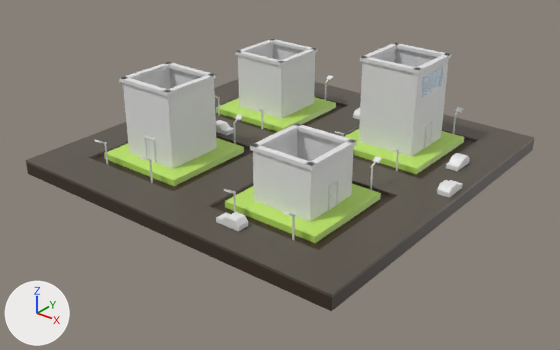
Renders of the glTF model CityScape.gltf from each side of a commit.
Before and after are seen from a camera (50 mm lens) standing at (72.6, -93.0, 53.6) and looking at (1.7, -4.3, -1.3). The axes (+X, +Y, +Z) are drawn at lower left. The lights are the same throughout. Where no turn or scale is listed for an object, it has been applied to the vertices.

Script lines for the objects in view, before the commit:
```python
ob_building_001 = bpy.data.objects.new('Building.001', me_cube_006)
ob_building_001.location = (13.2, 13.6, 9.0)
ob_building_001.scale = (5.0, 5.0, 7.0)
ob_building_004 = bpy.data.objects.new('Building 004', me_cube_005)
ob_building_004.location = (-13.3, 13.4, 7.0)
ob_cube = bpy.data.objects.new('Cube', me_cube_158)
ob_cube.location = (18.0, 13.6, 13.2)
ob_cube.scale = (0.18, 3.23, 1.71)
ob_roof_trim_back = bpy.data.objects.new('Roof Trim Back', me_cube_133)
ob_roof_trim_back.location = (8.4, 13.6, 16.3)
ob_roof_trim_back.scale = (0.5, 5.3, 0.3)
ob_roof_trim_front = bpy.data.objects.new('Roof Trim Front', me_cube_131)
ob_roof_trim_front.location = (18.0, 13.6, 16.3)
ob_roof_trim_front.scale = (0.5, 5.3, 0.3)
ob_roof_trim_left = bpy.data.objects.new('Roof Trim Left', me_cube_134)
ob_roof_trim_left.location = (13.2, 8.8, 16.3)
ob_roof_trim_left.rotation_euler = (0.0, 0.0, 1.571)  # degrees (0, 0, 90)
ob_roof_trim_left.scale = (0.5, 5.3, 0.3)
ob_roof_trim_right = bpy.data.objects.new('Roof Trim Right', me_cube_132)
ob_roof_trim_right.location = (13.2, 18.4, 16.3)
ob_roof_trim_right.rotation_euler = (0.0, 0.0, 1.571)  # degrees (0, 0, 90)
ob_roof_trim_right.scale = (0.5, 5.3, 0.3)
# also in view: 'Roof Trim Left.003' at (13.3, -18.3, 10.2); 'Road Vertical Middle' at (0.0, 0.1, 1.2); 'Car 1.002' at (9.8, -24.9, 2.2); 'Road Vertical Right' at (0.0, 26.4, 1.2); 'Grass.003' at (-13.3, -13.2, 1.5)
```
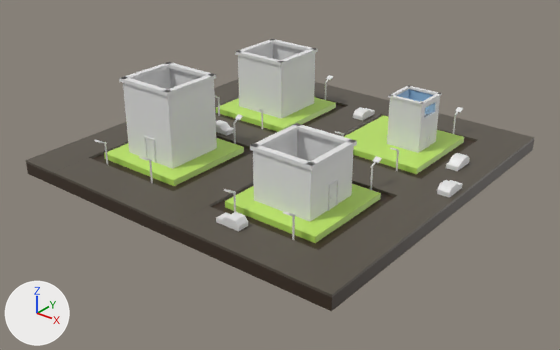
Location of each change, [x1, y1, x2, y2] in pixels of the pictures (560 x 350 px):
'Building.001', moved, rescaled: before [359, 48, 449, 157]; after [387, 97, 440, 153]
'Cube', moved, rescaled: before [421, 67, 443, 97]; after [424, 102, 436, 118]
'Roof Trim Left', moved, rescaled (40% narrower, 37% shorter): before [360, 56, 422, 74]; after [388, 95, 425, 106]
'Roof Trim Right', moved, rescaled (43% narrower, 35% shorter): before [393, 43, 452, 59]; after [409, 86, 442, 96]
'Roof Trim Front', moved, rescaled (39% narrower, 35% shorter): before [414, 53, 449, 72]; after [420, 93, 441, 105]
'Roof Trim Back', moved, rescaled: before [361, 43, 398, 58]; after [390, 85, 410, 96]
'Walls and floor', added: after [397, 89, 433, 102]
    faces in mat_material_015 (blue #97c2e7): [397, 89, 433, 102]

Patch to the scene script:
```diff
--- a/CityScape.gltf.py
+++ b/CityScape.gltf.py
@@ mat_material_014 @@
+mat_material_014 = principled_material('Material.014')
+mat_material_014.base_color = (0.8, 0.8, 0.8)  # white #e7e7e7
@@ mat_material_015 @@
+mat_material_015 = principled_material('Material.015')
+mat_material_015.base_color = (0.31, 0.542, 0.8)  # blue #97c2e7
@@ mat_material_009 @@
+mat_material_009 = principled_material('Material.009')
+mat_material_009.base_color = (0.8, 0.8, 0.8)  # white #e7e7e7
@@ me_plane @@
+me_plane.from_pydata(...)  # 56 vertices, 102 faces; spans x -2.82..2.83, y -2.86..2.82, z 0.0..3.61
+# faces by material slot: [62, 38, 2]
+me_plane.materials.append(mat_material_015)  # blue #97c2e7
+me_plane.materials.append(mat_material_014)  # white #e7e7e7
+me_plane.materials.append(mat_material_009)  # its picture is missing
@@ ob_cube @@
 ob_cube = bpy.data.objects.new('Cube', me_cube_158)
-ob_cube.location = (18.0, 13.6, 13.2)
-ob_cube.scale = (0.18, 3.23, 1.71)
+ob_cube.location = (18.1, 13.5, 8.5)
+ob_cube.scale = (0.109, 1.96, 1.04)
@@ ob_building_001 @@
 ob_building_001 = bpy.data.objects.new('Building.001', me_cube_006)
-ob_building_001.location = (13.2, 13.6, 9.0)
-ob_building_001.scale = (5.0, 5.0, 7.0)
+ob_building_001.location = (15.4, 13.6, 6.1)
+ob_building_001.scale = (2.95, 2.95, 4.13)
@@ ob_roof_trim_back @@
 ob_roof_trim_back = bpy.data.objects.new('Roof Trim Back', me_cube_133)
-ob_roof_trim_back.location = (8.4, 13.6, 16.3)
-ob_roof_trim_back.scale = (0.5, 5.3, 0.3)
+ob_roof_trim_back.location = (12.5, 13.6, 10.3)
+ob_roof_trim_back.scale = (0.295, 3.13, 0.177)
@@ ob_roof_trim_front @@
 ob_roof_trim_front = bpy.data.objects.new('Roof Trim Front', me_cube_131)
-ob_roof_trim_front.location = (18.0, 13.6, 16.3)
-ob_roof_trim_front.scale = (0.5, 5.3, 0.3)
+ob_roof_trim_front.location = (18.2, 13.6, 10.3)
+ob_roof_trim_front.scale = (0.295, 3.13, 0.177)
@@ ob_roof_trim_left @@
 ob_roof_trim_left = bpy.data.objects.new('Roof Trim Left', me_cube_134)
-ob_roof_trim_left.location = (13.2, 8.8, 16.3)
+ob_roof_trim_left.location = (15.4, 10.8, 10.3)
 ob_roof_trim_left.rotation_euler = (0.0, 0.0, 1.571)  # degrees (0, 0, 90)
-ob_roof_trim_left.scale = (0.5, 5.3, 0.3)
+ob_roof_trim_left.scale = (0.295, 3.13, 0.177)
@@ ob_roof_trim_right @@
 ob_roof_trim_right = bpy.data.objects.new('Roof Trim Right', me_cube_132)
-ob_roof_trim_right.location = (13.2, 18.4, 16.3)
+ob_roof_trim_right.location = (15.4, 16.4, 10.3)
 ob_roof_trim_right.rotation_euler = (0.0, 0.0, 1.571)  # degrees (0, 0, 90)
-ob_roof_trim_right.scale = (0.5, 5.3, 0.3)
+ob_roof_trim_right.scale = (0.295, 3.13, 0.177)
@@ ob_walls_and_floor @@
+ob_walls_and_floor = bpy.data.objects.new('Walls and floor', me_plane)
+ob_walls_and_floor.location = (15.4, 13.5, 6.5)
```
